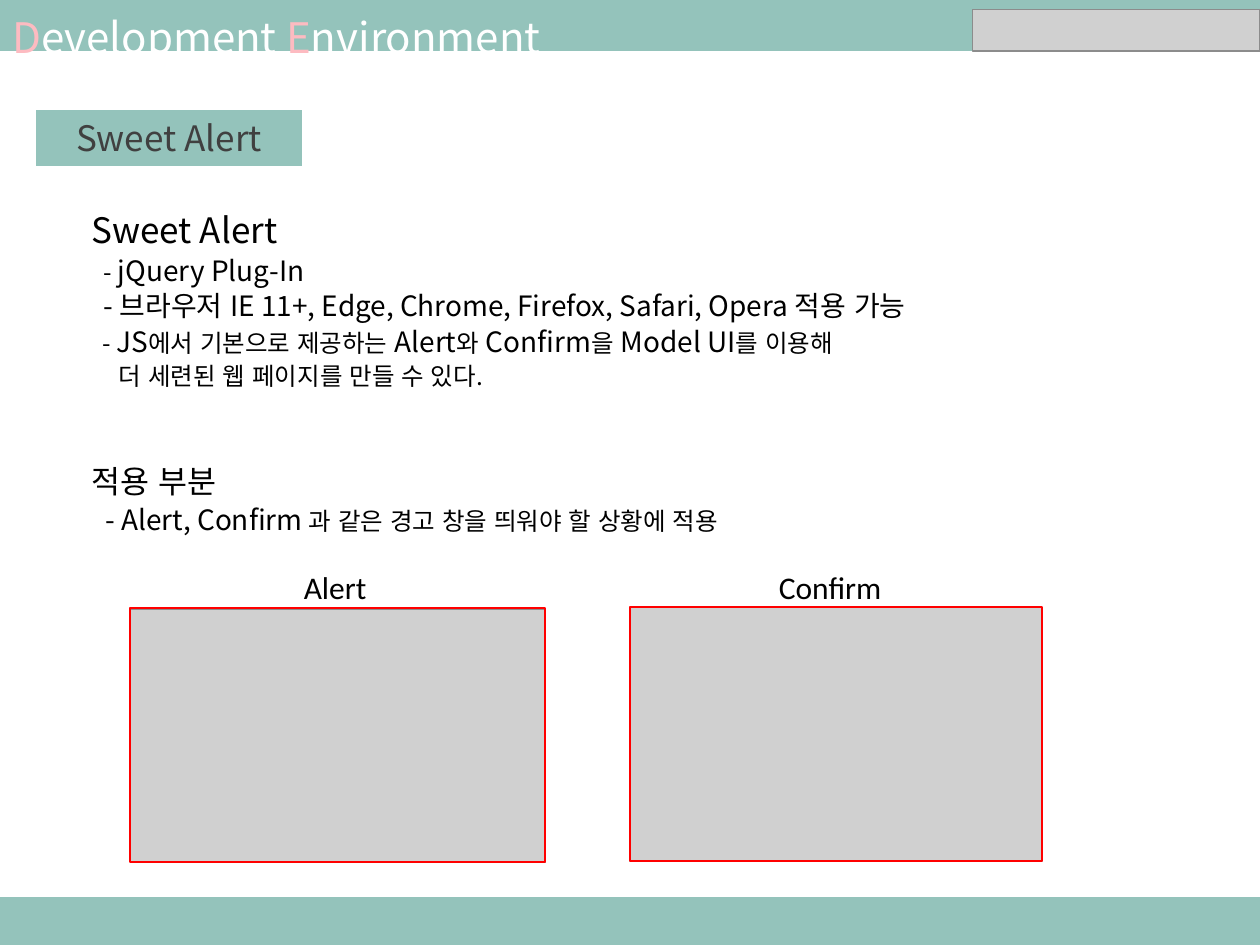
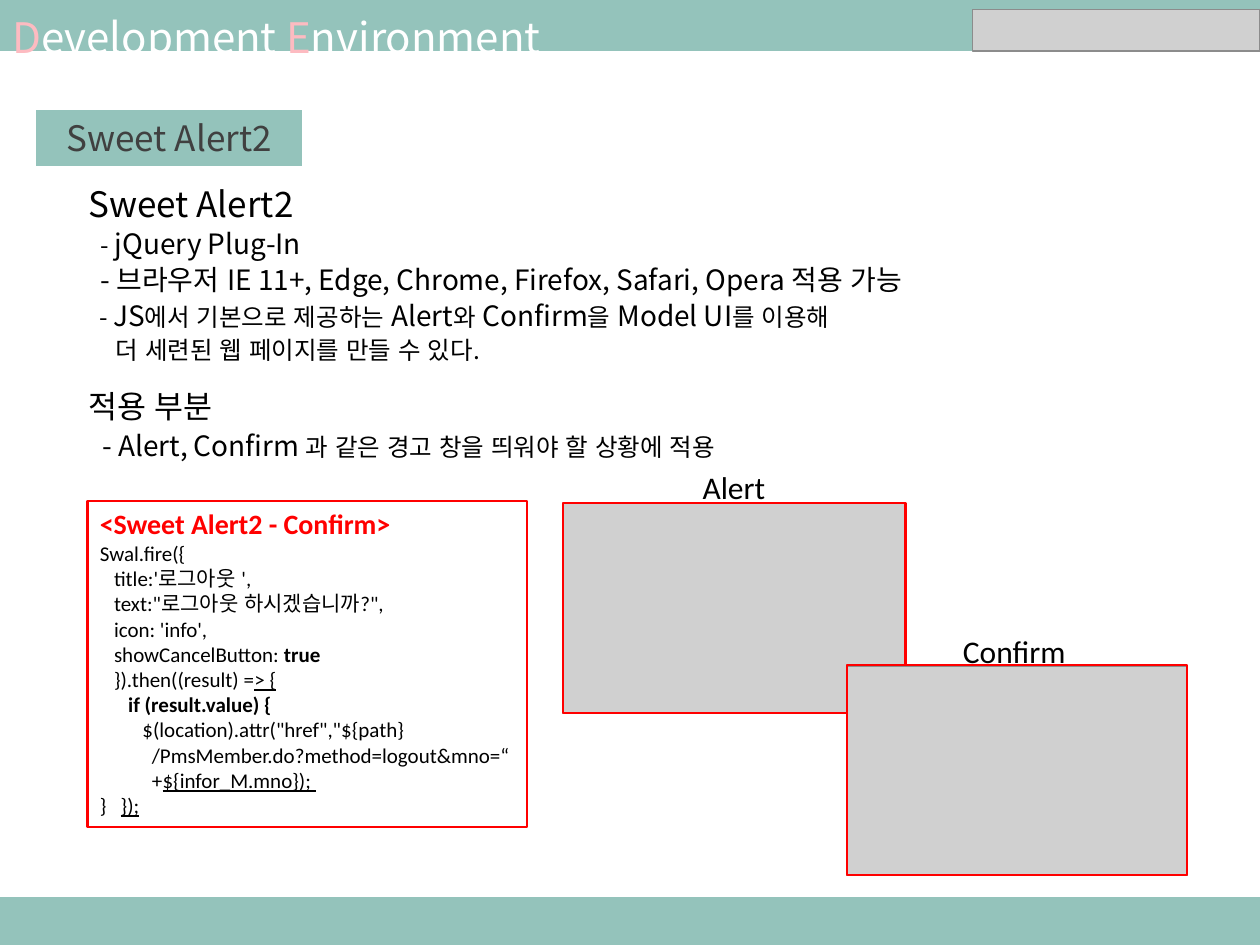
Before and after one commit to ezenteam03/project06, a slide deck: slide 3 of WebContent/Jin/ppt/Jin 최종.pptx. Drawn at 1260x945 pixels with LibreOffice and Linux fonts; fonts in the diff are those of the drawing; grey boxes stand for pictures. Boxes give left, top, right and bottom in pixels: in the first picture for what was removed or moved away, otherwise in the second. Text is boxed around its words. In the diff, an @@ line names an element or a change of style, - is before the commit and + after.

```diff
--- a/WebContent/Jin/ppt/Jin 최종.pptx
+++ b/WebContent/Jin/ppt/Jin 최종.pptx
@@ text in rectangle at <box>66,123,272,152</box>: text changed @@
-Sweet Alert
+Sweet Alert2
@@ text "Sweet Alert2": place and size @@
-text "Sweet Alert2" at <box>91,215,905,387</box>
+text "Sweet Alert2" at <box>88,189,902,361</box>
@@ text at <box>88,189,294,218</box>: text changed @@
-Sweet Alert
+Sweet Alert2
@@ text "적용 부분": place and size @@
-text "적용 부분" at <box>91,467,718,535</box>
+text "적용 부분" at <box>88,392,715,461</box>
@@ text "Alert" rewrapped from <box>304,577,367,600</box> to <box>703,477,766,506</box> @@
@@ rectangle added at <box>87,500,527,827</box>, fill #FFFFFF, outline #FF0000 1.25 pt, 12 pt, text #000000 @@
+<Sweet Alert2 - Confirm>
+Swal.fire({
+title:'로그아웃 ',
+text:"로그아웃 하시겠습니까?",
+icon: 'info',
+showCancelButton: true
+}).then((result) => {
+if (result.value) {
+$(location).attr("href","${path}
+/PmsMember.do?method=logout&mno=“
++${infor_M.mno});
+} });
@@ picture: place and size @@
-picture at <box>130,609,544,862</box>
+picture at <box>563,504,906,713</box>
@@ rectangle: place and size @@
-rectangle at <box>130,609,544,862</box>
+rectangle at <box>563,503,906,713</box>
@@ text "Confirm" rewrapped from <box>779,577,882,600</box> to <box>963,641,1066,670</box> @@
@@ picture: place and size @@
-picture at <box>630,607,1042,861</box>
+picture at <box>847,667,1187,876</box>
@@ rectangle: place and size @@
-rectangle at <box>630,607,1042,861</box>
+rectangle at <box>847,665,1187,876</box>
```
